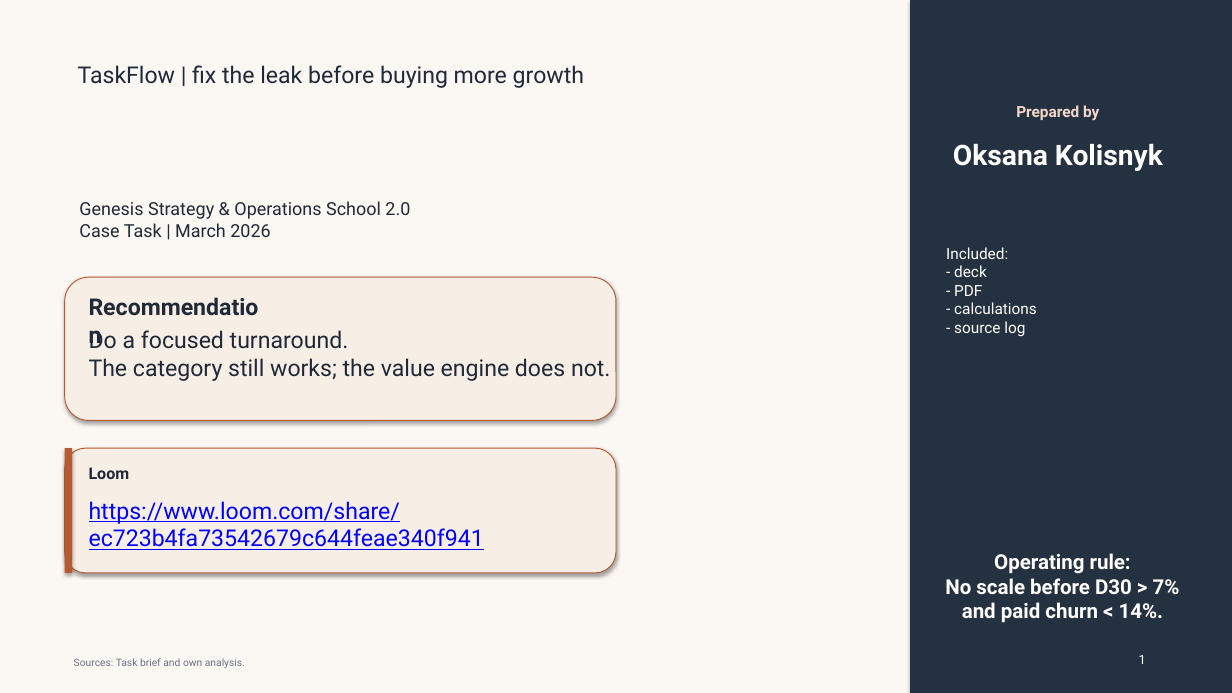
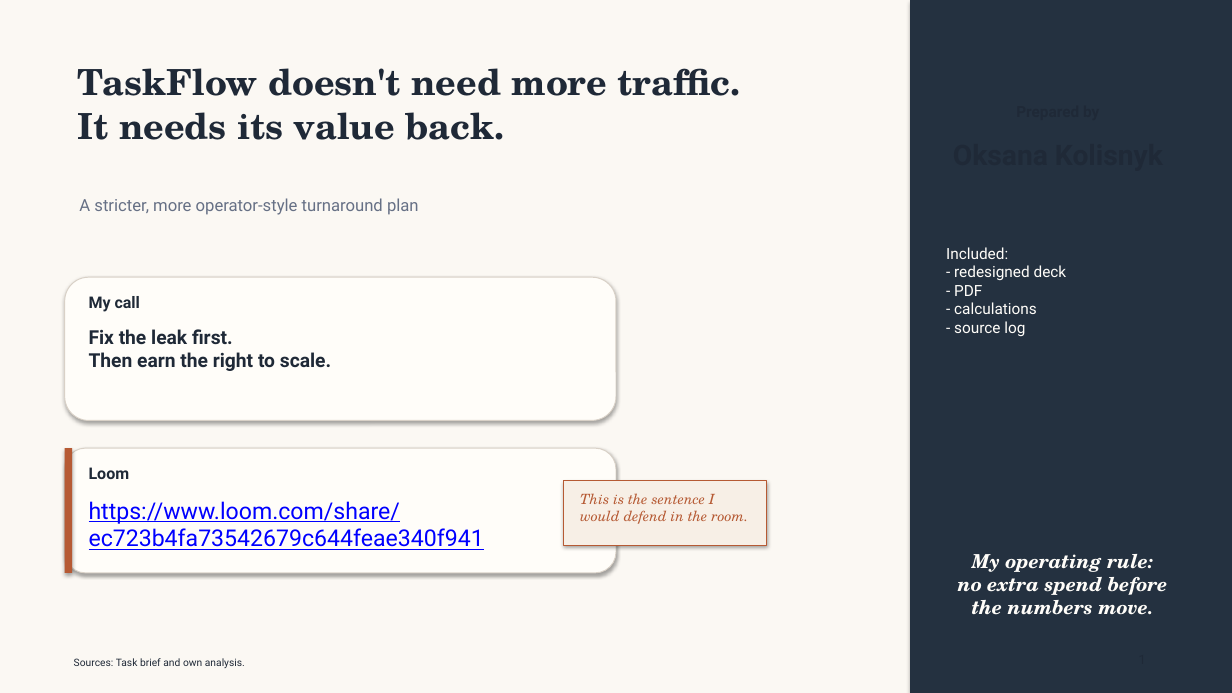
Before and after one commit to TEZv/Genesis-Academy_Strategy-Operations-School-2.0-Case-Task, a slide deck: slide 1 of deliverables/taskflow-case-presentation.pptx. Drawn at 1232x693 pixels with LibreOffice and Linux fonts; fonts in the diff are those of the drawing. Boxes give left, top, right and bottom in pixels: in the first picture for what was removed or moved away, otherwise in the second. Text is boxed around its words. In the diff, an @@ line names an element or a change of style, - is before the commit and + after.

Commit message:
Add more personal visual voice to case deck

```diff
--- a/deliverables/taskflow-case-presentation.pptx
+++ b/deliverables/taskflow-case-presentation.pptx
@@ text at [78, 68, 740, 140]: text changed; size 18 to 28 pt; font Roboto to TeX Gyre Schola; bold on @@
-TaskFlow | fix the leak before buying more growth
+TaskFlow doesn't need more traffic.
+It needs its value back.
@@ text removed at [1016, 105, 1099, 121] @@
-Prepared by
@@ text removed at [953, 143, 1163, 171] @@
-Oksana Kolisnyk
@@ text at [79, 198, 419, 215]: text changed; size 14 to 13 pt; text colour #1F2937 to #667085 @@
-Genesis Strategy & Operations School 2.0
-Case Task | March 2026
+A stricter, more operator-style turnaround plan
@@ text at [954, 265, 1067, 280]: text changed @@
-- deck
+- redesigned deck
@@ rounded rectangle at [65, 277, 616, 421]: fill #F7EFE6 to #FFFDF9; outline #B65A34 0.75 pt to #D9D1C7 0.75 pt @@
@@ text at [89, 296, 140, 312]: text changed; size 18 to 12.5 pt @@
-Recommendation
+My call
@@ text at [89, 329, 331, 371]: text changed; size 18 to 15 pt; bold on @@
-Do a focused turnaround.
-The category still works; the value engine does not.
+Fix the leak first.
+Then earn the right to scale.
@@ rounded rectangle at [65, 448, 616, 573]: fill #F7EFE6 to #FFFDF9; outline #B65A34 0.75 pt to #D9D1C7 0.75 pt @@
@@ rectangle added at [564, 481, 767, 545], fill #F7EFE6, outline #B65A34 0.75 pt @@
@@ text added at [580, 493, 748, 524], 11 pt, text #B65A34, italic @@
+This is the sentence I would defend in the room.
@@ text at [958, 554, 1168, 615]: text changed; size 16 to 15 pt; font Roboto to TeX Gyre Schola; italic on @@
-Operating rule:
-No scale before D30 > 7% and paid churn < 14%.
+My operating rule:
+no extra spend before the numbers move.
@@ text "Sources: Task brief and own ..." at [74, 658, 245, 668]: text colour #667085 to #1F2937 @@
@@ text removed at [1139, 655, 1146, 664] @@
-1
```
Also in this commit, not shown: 13 other slides changed, 1 other file.
